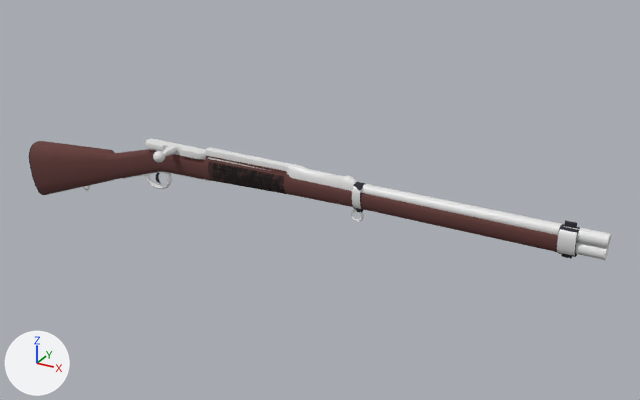
The FBX model Assets/Art Main/Models/Murata22example/murata22lined01.fbx, before and after one commit.
One viewpoint serves both versions: a camera (50 mm lens) standing at (0.916, -1.078, 0.561) and looking at (0.308, 0.028, 0.008). Arrows for +X, +Y and +Z are at lower left; the lights stay in place.

The first picture shows 'Murata22'.
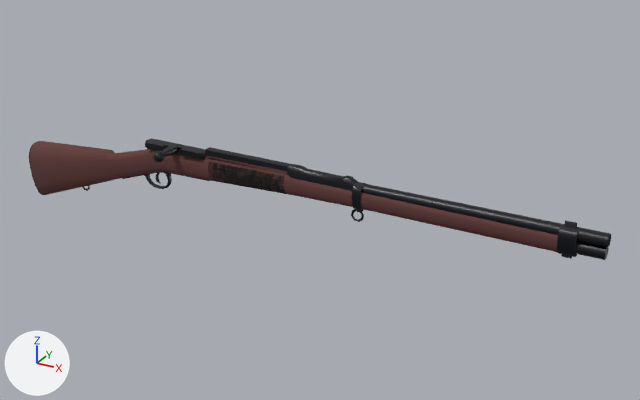
Pixel boxes (x1, y1, x2, y2) of what changed, in the pictures (640 x 400 px):
part 1 of me_plane, recoloured (white to black): (83, 138, 611, 260) in both

The change, as a diff of the scene's bpy script:
```diff
--- a/Assets/Art Main/Models/Murata22example/murata22lined01.fbx.py
+++ b/Assets/Art Main/Models/Murata22example/murata22lined01.fbx.py
@@ mat_murata22lined @@
+mat_murata22lined = principled_material('Murata22lined')
+mat_murata22lined.base_color = (0.0, 0.000271, 0.00458)  # black #00010e
+mat_murata22lined.roughness = 0.4
@@ me_plane @@
 me_plane.from_pydata(...)  # 2954 vertices, 2920 faces; spans x -0.261..0.748, y -0.056..0.024, z -0.09..0.071
 # used by ob_murata22; location = (0.0, 0.0, 0.0)
+# me_plane part 1: all 1447 faces that had it switch from mat_material_001 (white #e7e7e7) to mat_murata22lined (black #00010e)
 me_plane.materials.append(mat_murata22)
```
